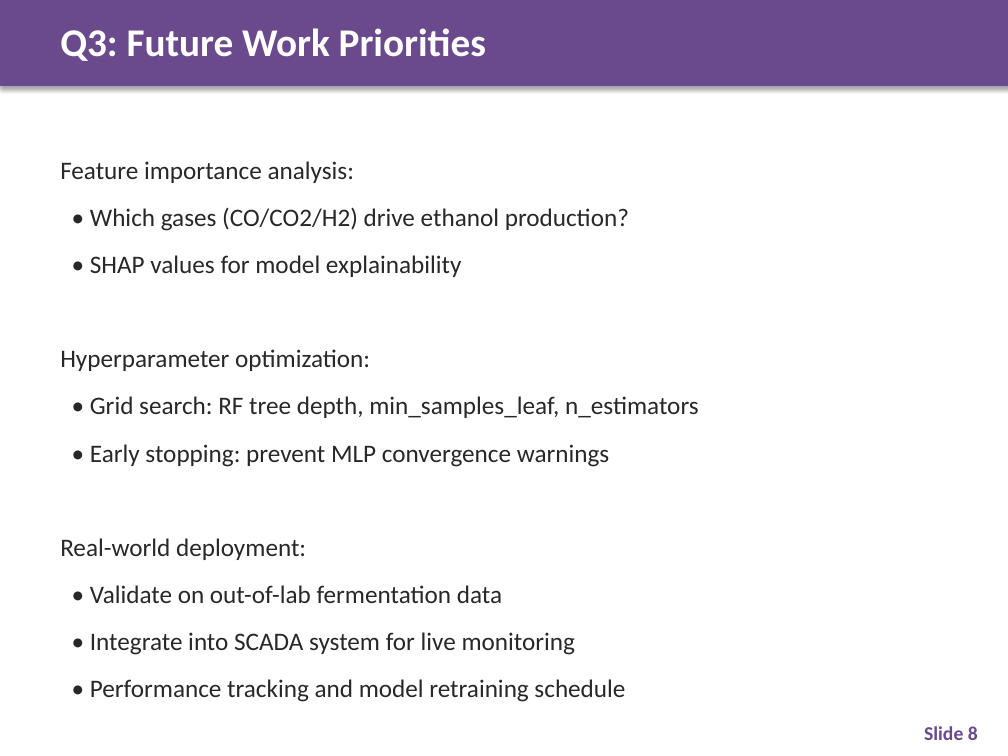
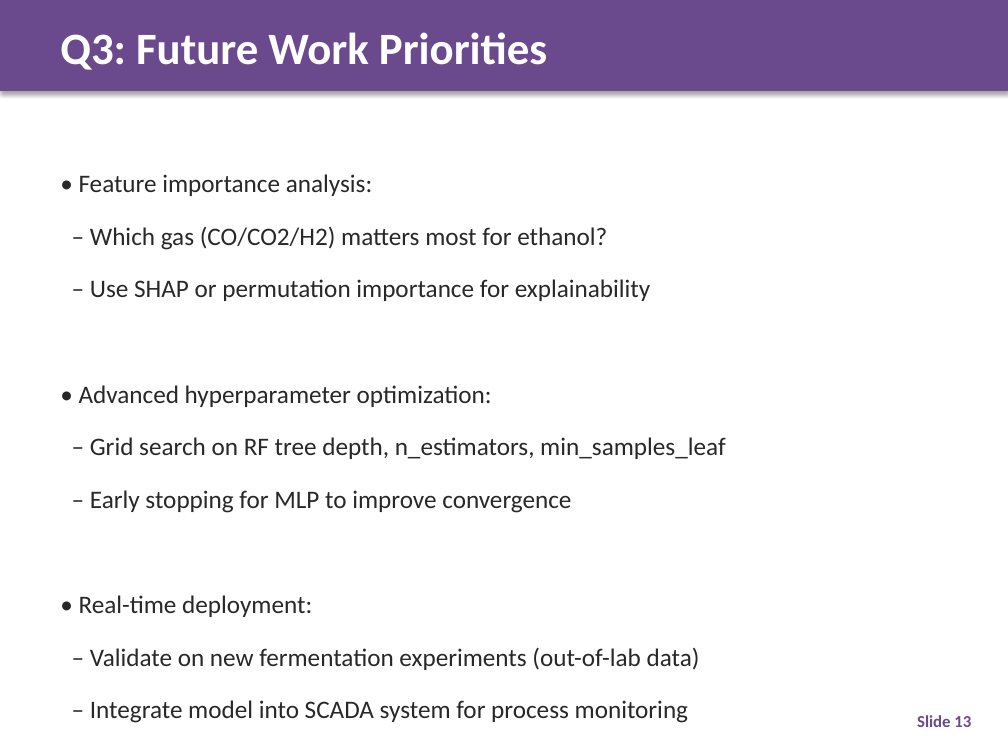
Before and after one commit to tanyingy-kau/ML-Assignments, a slide deck: slide 13 of slides/term_project_presentation_SYNGAS--group 6 Ying.pptx (slide 9 before the commit). Drawn at 1008x756 pixels with LibreOffice and Linux fonts; fonts in the diff are those of the drawing. Boxes give left, top, right and bottom in pixels: in the first picture for what was removed or moved away, otherwise in the second. Text is boxed around its words. In the diff, an @@ line names an element or a change of style, - is before the commit and + after.

```diff
--- a/slides/term_project_presentation_SYNGAS--group 6 Ying.pptx
+++ b/slides/term_project_presentation_SYNGAS--group 6 Ying.pptx
@@ rectangle: place and size @@
-rectangle at [0, 0, 1008, 86]
+rectangle at [0, 0, 1008, 91]
@@ text "Q3: Future Work Priorities" at [60, 32, 547, 70]: size 28 to 32 pt @@
@@ text at [79, 174, 725, 723]: text changed @@
-Feature importance analysis:
-• Which gases (CO/CO2/H2) drive ethanol production?
-• SHAP values for model explainability
-Hyperparameter optimization:
-• Grid search: RF tree depth, min_samples_leaf, n_estimators
-• Early stopping: prevent MLP convergence warnings
-Real-world deployment:
-• Validate on out-of-lab fermentation data
-• Integrate into SCADA system for live monitoring
-• Performance tracking and model retraining schedule
+• Feature importance analysis:
+– Which gas (CO/CO2/H2) matters most for ethanol?
+– Use SHAP or permutation importance for explainability
+• Advanced hyperparameter optimization:
+– Grid search on RF tree depth, n_estimators, min_samples_leaf
+– Early stopping for MLP to improve convergence
+• Real-time deployment:
+– Validate on new fermentation experiments (out-of-lab data)
+– Integrate model into SCADA system for process monitoring
@@ text at [917, 715, 971, 727]: text changed; size 14 to 12 pt @@
-Slide 8
+Slide 13
```
Also in this commit, not shown: 4 other slides changed, 8 slides added, 5 slides removed.
